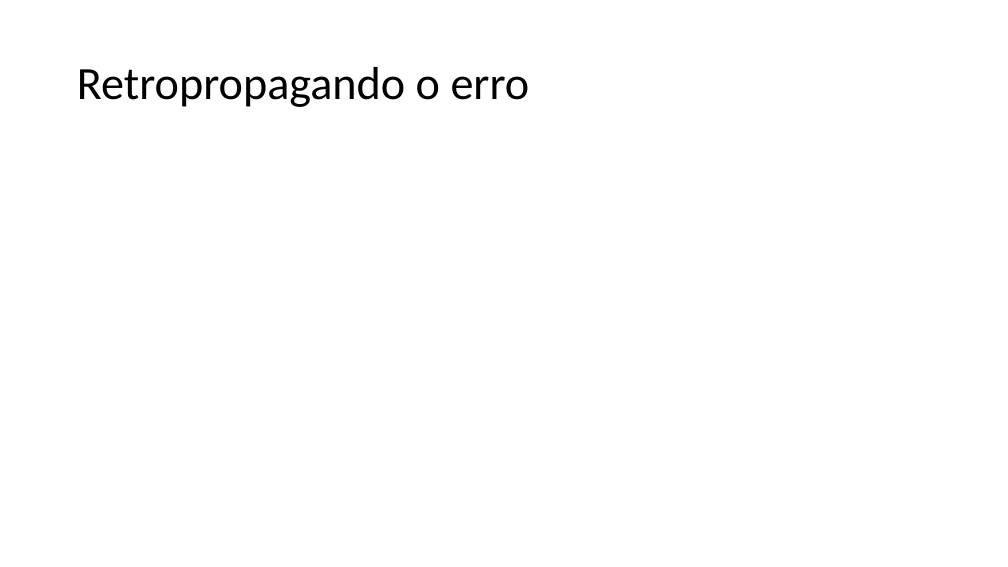
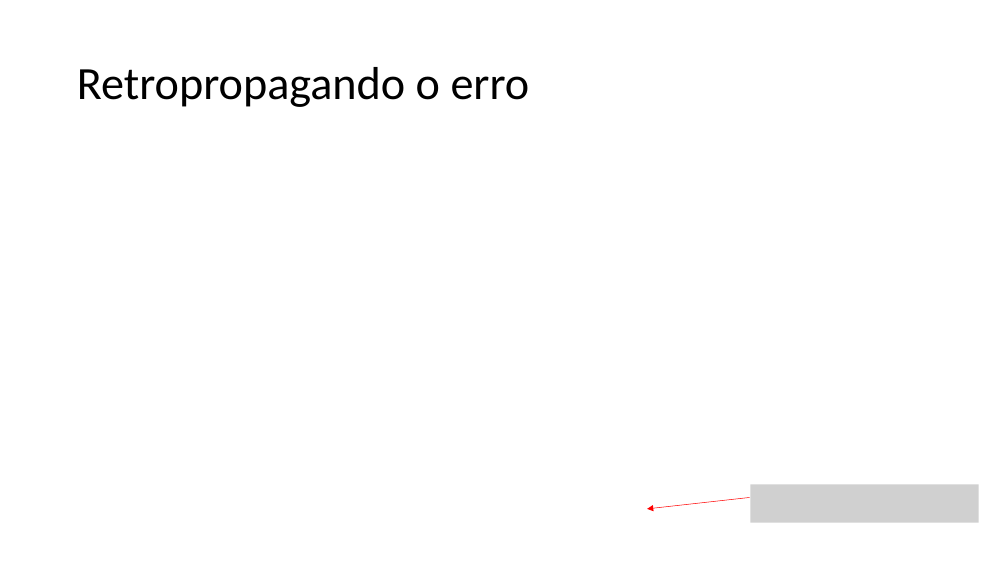
Before and after one commit to zz4fap/t320_aprendizado_de_maquina, a slide deck: slide 22 of slides/T320_Redes_Neurais_Artificiais (Parte III).pptx. Drawn at 1008x567 pixels with LibreOffice and Linux fonts; fonts in the diff are those of the drawing; grey boxes stand for pictures. Boxes give left, top, right and bottom in pixels: in the first picture for what was removed or moved away, otherwise in the second. Text is boxed around its words. In the diff, an @@ line names an element or a change of style, - is before the commit and + after.

```diff
--- a/slides/T320_Redes_Neurais_Artificiais (Parte III).pptx
+++ b/slides/T320_Redes_Neurais_Artificiais (Parte III).pptx
@@ arrow added from (749, 498) to (647, 509), #FF0000 0.5 pt @@
@@ picture added at <box>750,485,979,523</box> @@
```
Also in this commit, not shown: 2 other files.
